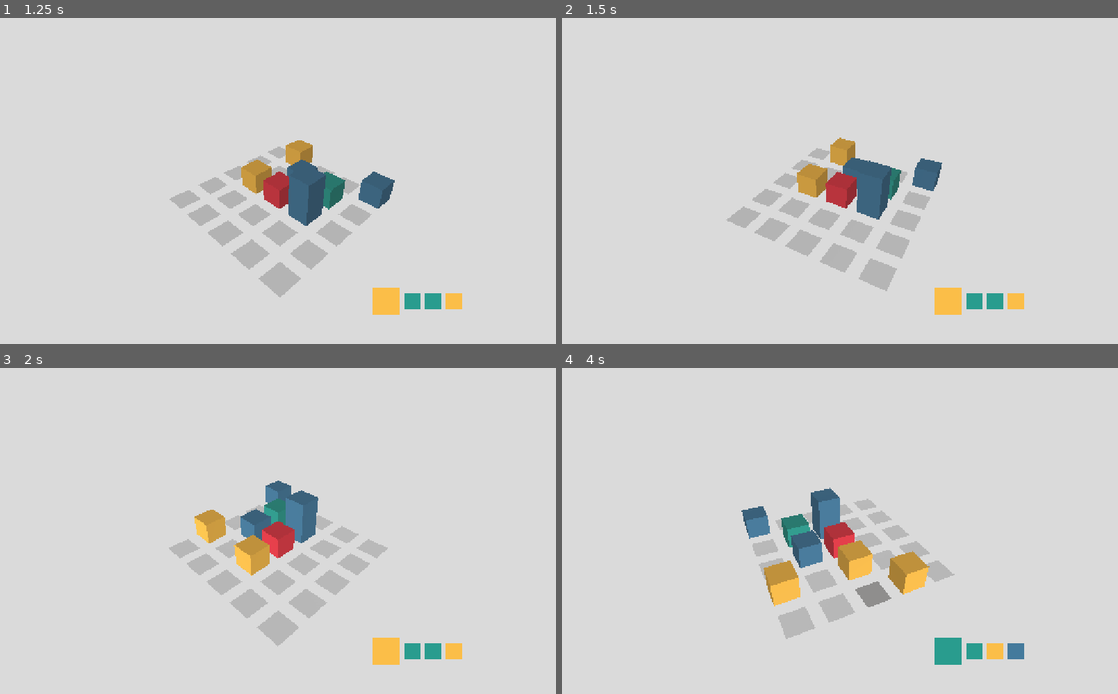
Above: before the commit, frames 1-4 (two rows, left to right).
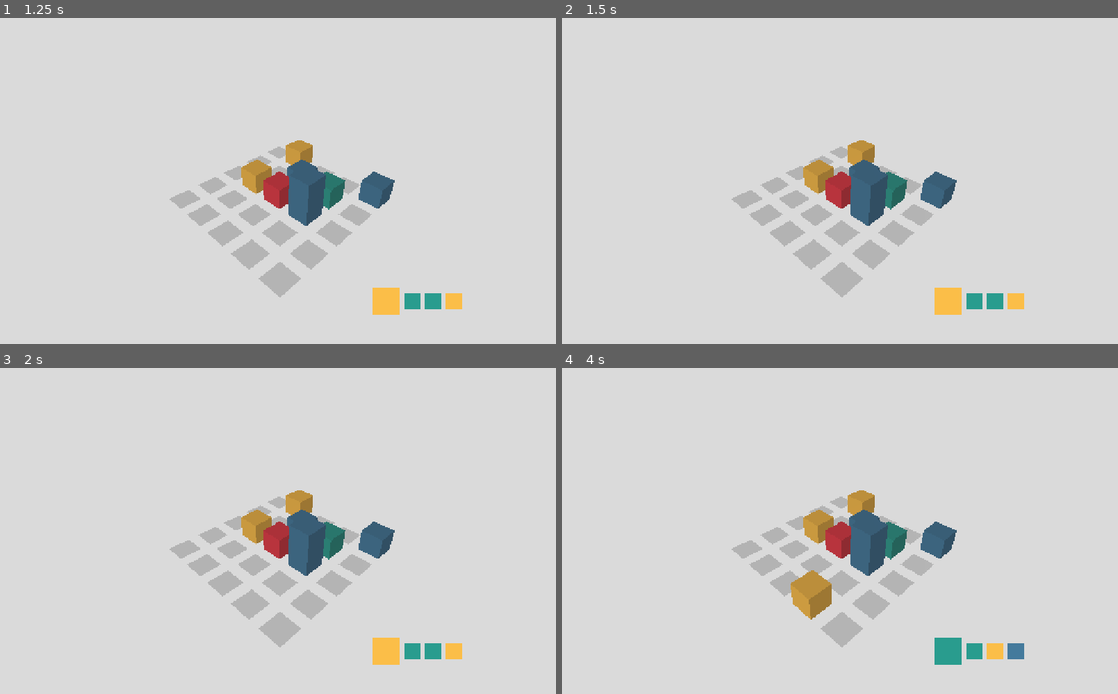
Above: after the commit, the same moments.

Repository: Cam1lo/CombineDefend
Game: Godot game, scene res://ui/Menu.tscn
The game is run twice, just before and just after one commit, with the same random seed, the same clock (stepped at 60 frames per second) and the same inputs.
Inputs (mouse positions are in pixels of both pictures, inside the frame that each line leads up to):
- Up to frame 1 (1.25 s): click "Start" at 0.5 s
- Up to frame 2 (1.5 s): tap Enter at 1.25 s; move the mouse to (962, 164) at 1.27 s; tap Q (rotate_camera_left, bound only before the commit) at 1.35 s; click (962, 164) at 1.42 s
- Up to frame 3 (2 s): tap E (rotate_camera_right, bound only before the commit) at 1.55 s
- Up to frame 4 (4 s): move the mouse to (728, 547) at 2.02 s; tap E (rotate_camera_right, bound only before the commit) at 2.1, 3.8 s; click (728, 547) at 2.17 s; tap Middle mouse button (camera_control, bound only after the c… at 2.3, 2.85 s; move the mouse to (895, 459) at 2.77 s; click (895, 459) at 2.92 s; tap Q (rotate_camera_left, bound only before the commit) at 3.05, 3.6 s; move the mouse to (812, 596) at 3.52 s; click (812, 596) at 3.67 s

Frame 1 is identical in both runs. In frame 2, 6.8% of the frame differs, in the area x 29-71%, y 36-86%; in frame 3, 4.6%; in frame 4, 9.6%, in the area x 30-71%, y 36-86%.

Commit message:
Camera rotation with mouse wheel

Diff:
--- a/main/Main.gd
+++ b/main/Main.gd
@@ -1,7 +1,7 @@
 extends CanvasLayer
 var UnitClass = load('res://models/Unit.gd')
 
-export var audio_enabled: bool = true
+export var audio_enabled: bool = false
 
 var units = []
 var turns = 0
--- a/main/camera/CameraPivot.gd
+++ b/main/camera/CameraPivot.gd
@@ -1,12 +1,21 @@
 extends Position3D
 
 onready var AP = get_node('../AnimationPlayer')
+
+var camera_controlled: bool = false
+var mouse_pos: Vector2
 
 func _process(delta):
 	if Input.is_action_just_pressed("rotate_camera_left"):
 		rotate_left()
 	if Input.is_action_just_pressed("rotate_camera_right"):
 		rotate_right()
+
+	if Input.is_action_just_pressed("camera_control"):
+		camera_controlled = true
+		mouse_pos = get_viewport().get_mouse_position()
+	if Input.is_action_just_released("camera_control"):
+		camera_controlled = false
 
 func rotate_left():
 	match int(ceil(rotation_degrees.y)):
@@ -41,3 +50,14 @@
 			AP.play("r45to135")
 		_:
 			print(rotation_degrees.y)
+
+func _unhandled_input(event):
+	if event is InputEventMouseMotion and camera_controlled:
+		var diff_x = mouse_pos.x - event.position.x
+		var diff_y = event.position.y - mouse_pos.y
+
+		#CameraPivot Cordenates are inverted
+		if(self.rotation_degrees.x + diff_y > 45 and self.rotation_degrees.x + diff_y < 120):
+			self.rotation_degrees.x += diff_y
+		self.rotation_degrees.y += diff_x
+		mouse_pos = event.position
--- a/project.godot
+++ b/project.godot
@@ -38,14 +38,9 @@
 
 [input]
 
-rotate_camera_left={
+camera_control={
 "deadzone": 0.5,
-"events": [ Object(InputEventKey,"resource_local_to_scene":false,"resource_name":"","device":0,"alt":false,"shift":false,"control":false,"meta":false,"command":false,"pressed":false,"scancode":81,"physical_scancode":0,"unicode":0,"echo":false,"script":null)
- ]
-}
-rotate_camera_right={
-"deadzone": 0.5,
-"events": [ Object(InputEventKey,"resource_local_to_scene":false,"resource_name":"","device":0,"alt":false,"shift":false,"control":false,"meta":false,"command":false,"pressed":false,"scancode":69,"physical_scancode":0,"unicode":0,"echo":false,"script":null)
+"events": [ Object(InputEventMouseButton,"resource_local_to_scene":false,"resource_name":"","device":0,"alt":false,"shift":false,"control":false,"meta":false,"command":false,"button_mask":0,"position":Vector2( 0, 0 ),"global_position":Vector2( 0, 0 ),"factor":1.0,"button_index":3,"pressed":false,"doubleclick":false,"script":null)
  ]
 }
 
